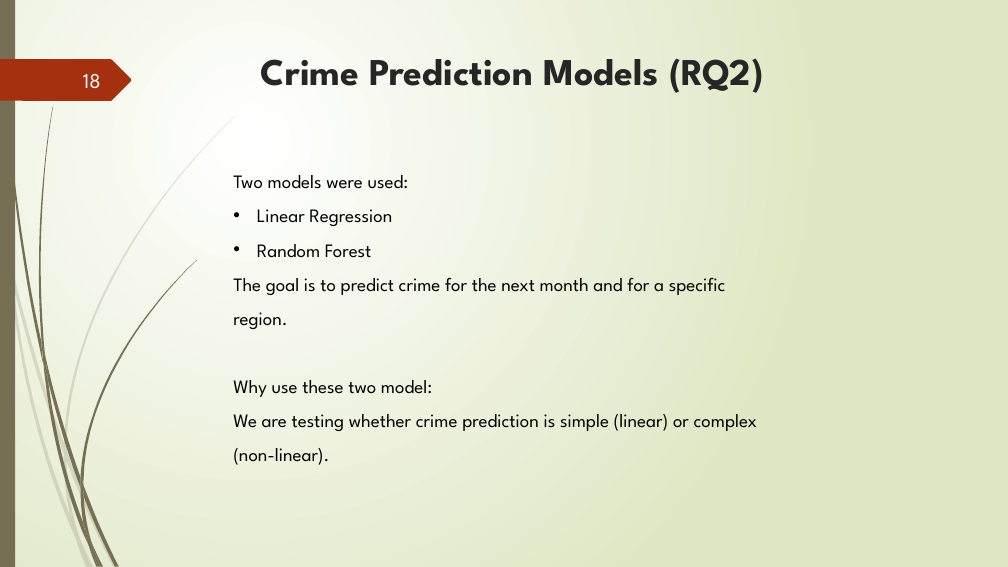
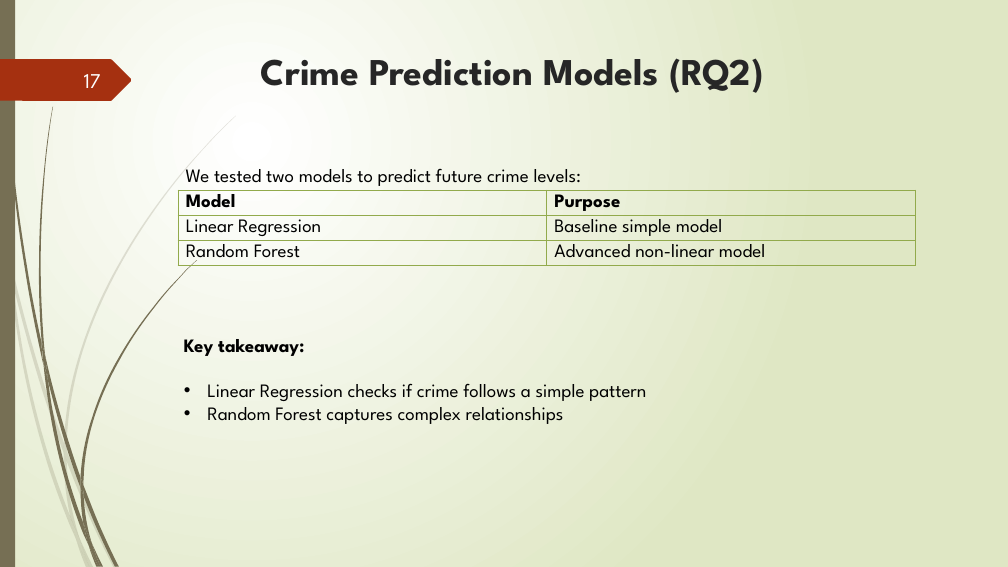
Before and after one commit to ruslan-durrani/herts-ds-project-24079307, a slide deck: slide 17 of Presentation Document ppt.pptx (slide 18 before the commit). Drawn at 1008x567 pixels with LibreOffice and Linux fonts; fonts in the diff are those of the drawing. Boxes give left, top, right and bottom in pixels: in the first picture for what was removed or moved away, otherwise in the second. Text is boxed around its words. In the diff, an @@ line names an element or a change of style, - is before the commit and + after.

```diff
--- a/Presentation Document ppt.pptx
+++ b/Presentation Document ppt.pptx
@@ page number at bbox=[84, 74, 101, 88]: text changed @@
-18
+17
@@ text added at bbox=[186, 169, 582, 186], 18 pt, text #000000 @@
+We tested two models to predict future crime levels:
@@ text removed at bbox=[233, 175, 758, 465] @@
-Two models were used:
-• Linear Regression
-• Random Forest
-The goal is to predict crime for the next month and for a specific region.
-Why use these two model:
-We are testing whether crime prediction is simple (linear) or complex (non-linear).
@@ table added at bbox=[178, 190, 917, 281], 3 rows, 2 columns @@
+Model | Purpose
+Linear Regression | Baseline simple model
+Random Forest | Advanced non-linear model
@@ text added at bbox=[184, 339, 646, 424], 18 pt, text #000000 @@
+Key takeaway:
+• Linear Regression checks if crime follows a simple pattern
+• Random Forest captures complex relationships
```
Also in this commit, not shown: 12 other slides changed, 3 slides added, 4 slides removed, 1 other file.
